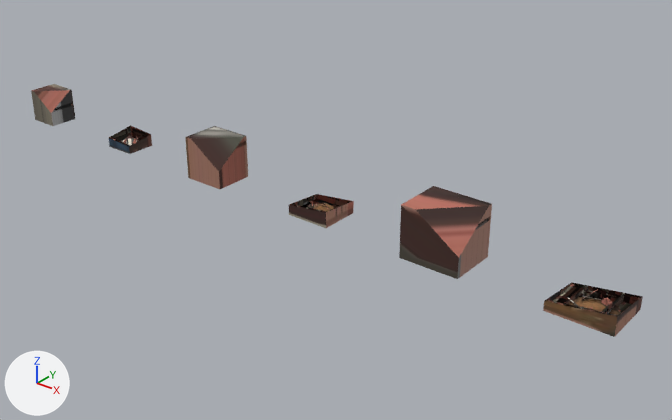
An edit to the glTF model src/assets/battle/city/gunpowder-indic-houses-damage.glb, drawn before and after from the same camera.
Before and after are seen from a camera (50 mm lens) standing at (20.09, -13.38, 8.5) and looking at (8.92, 0.59, -0.16). The axes (+X, +Y, +Z) are drawn at lower left. The lights are the same throughout. The first picture is the older version. Where no turn or scale is listed for an object, it has been applied to the vertices. Vertices at exactly the same position are counted once.

The older version as bpy lines, for what is in view:
```python
ob_mesh_11 = bpy.data.objects.new('Mesh_11', me_mesh_11)
ob_mesh_11.location = (2.36, 0.54, 0.0)
ob_mesh_14 = bpy.data.objects.new('Mesh_14', me_mesh_14)
ob_mesh_14.location = (11.36, 0.54, 0.0)
ob_mesh_15 = bpy.data.objects.new('Mesh_15', me_mesh_15)
ob_mesh_15.location = (14.36, 0.54, 0.0)
ob_mesh_17 = bpy.data.objects.new('Mesh_17', me_mesh_17)
ob_mesh_17.location = (14.36, 0.54, 0.0)
ob_mesh_2 = bpy.data.objects.new('Mesh_2', me_mesh_2)
ob_mesh_2.location = (5.36, 0.54, 0.0)
ob_mesh_3 = bpy.data.objects.new('Mesh_3', me_mesh_3)
ob_mesh_3.location = (8.36, 0.54, 0.0)
ob_mesh_5 = bpy.data.objects.new('Mesh_5', me_mesh_5)
ob_mesh_5.location = (8.36, 0.54, 0.0)
ob_mesh_8 = bpy.data.objects.new('Mesh_8', me_mesh_8)
ob_mesh_8.location = (-0.64, 0.54, 0.0)
ob_mesh_9 = bpy.data.objects.new('Mesh_9', me_mesh_9)
ob_mesh_9.location = (2.36, 0.54, 0.0)
```
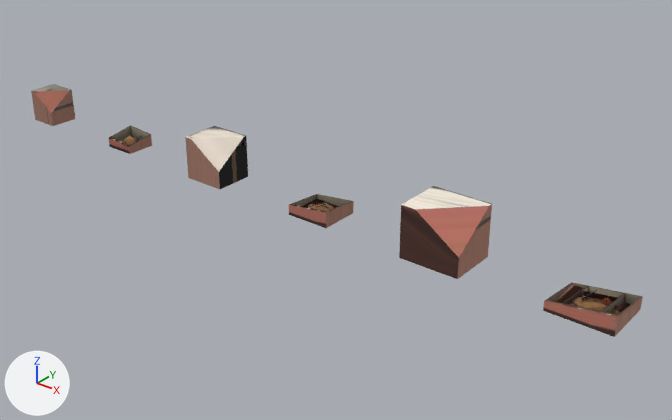
Pixel boxes [x1, y1, x2, y2] of what changed, in the pictures (672 x 420 px):
'Mesh_15', reshaped
    before: [547, 283, 641, 317]
    after: [546, 283, 641, 317]
part 1 of me_mesh_2, surface changed (lighter)
    both: [186, 126, 245, 171]
part 2 of me_mesh_5, surface changed
    both: [289, 194, 354, 228]
part 3 of me_mesh_8, surface changed
    both: [31, 84, 71, 126]
part 4 of me_mesh_9, added
    after: [112, 127, 131, 141]
part 5 of me_mesh_9, added
    after: [130, 126, 150, 140]
part 6 of me_mesh_9, surface changed
    both: [110, 126, 149, 147]
part 7 of me_mesh_11, surface changed (lighter)
    both: [109, 125, 152, 154]
part 8 of me_mesh_14, surface changed (lighter)
    both: [399, 186, 491, 279]
part 9 of me_mesh_15, added
    after: [588, 286, 623, 297]
part 10 of me_mesh_15, added
    after: [546, 283, 640, 316]
part 11 of me_mesh_15, surface changed
    both: [547, 283, 641, 317]
part 12 of me_mesh_17, surface changed
    both: [543, 282, 643, 336]

The change, as a list of edits to the scene's bpy script:
```text
Change me_mesh_2:
    where me_mesh_2.from_pydata(...)  # 38 vertices, 62 faces; spans x 0.145..1.141, y -0.988..-0.09, z 0.0..0.988
    me_mesh_2 part 1: texture (UV) coordinates of 52 of 62 faces, centred in x 0.205..1.043, y -0.874..-0.118, z 0.0..0.988, changed; they spanned u 0.0..0.06, v 0.95..1.0 and now span u 0.0..0.06, v 0.94..1.0
Change me_mesh_5:
    where me_mesh_5.from_pydata(...)  # 24 vertices, 36 faces; spans x 0.145..1.141, y -0.988..-0.09, z 0.0..0.359
    me_mesh_5 part 2: texture (UV) coordinates of 29 of 36 faces, centred in x 0.145..1.141, y -0.761..-0.09, z 0.0..0.214, changed; they spanned u 0.0..0.06, v 0.95..1.0 and now span u 0.01..0.06, v 0.95..0.99
Change me_mesh_8:
    where me_mesh_8.from_pydata(...)  # 38 vertices, 62 faces; spans x 0.265..1.021, y -0.888..-0.19, z 0.0..0.803
    me_mesh_8 part 3: texture (UV) coordinates of 57 of 62 faces, centred in x 0.303..0.936, y -0.888..-0.19, z 0.0..0.803, changed; they spanned u 0.0..0.06, v 0.95..1.0 and now span u 0.0..0.06, v 0.94..1.0
Change me_mesh_9:
    remove me_mesh_9.from_pydata(...)  # 398 vertices, 508 faces; spans x 0.265..1.021, y -0.864..-0.191, z 0.0..0.345
    add me_mesh_9.from_pydata(...)  # 718 vertices, 736 faces; spans x 0.265..1.021, y -0.864..-0.191, z 0.0..0.345
    me_mesh_9 part 4: the loose piece of 13 vertices spanning x 0.278, y -0.82..-0.207, z 0.056..0.345 is copied, and the copy is moved by (0.012, 0.0, 0.0); it spans x 0.29, y -0.82..-0.207, z 0.056..0.345
    me_mesh_9 part 5: the loose piece of 15 vertices spanning x 0.281..1.005, y -0.203, z 0.056..0.345 is copied, and the copy is moved by (0.0, -0.012, 0.0); it spans x 0.281..1.005, y -0.215, z 0.056..0.345
    me_mesh_9 part 6: 384 kept faces spanning x 0.265..1.021, y -0.864..-0.191, z 0.0..0.345 get new texture (UV) coordinates
    other edits to the shape of me_mesh_9 do not show in these pictures
Change me_mesh_11:
    where me_mesh_11.from_pydata(...)  # 24 vertices, 36 faces; spans x 0.265..1.021, y -0.888..-0.19, z 0.0..0.349
    me_mesh_11 part 7: texture (UV) coordinates of 36 of 36 faces, centred in x 0.265..1.021, y -0.888..-0.19, z 0.0..0.217, changed; they spanned u 0.0..0.06, v 0.95..1.0 and now span u 0.01..0.06, v 0.94..0.99
Change me_mesh_14:
    where me_mesh_14.from_pydata(...)  # 38 vertices, 62 faces; spans x 0.0..1.286, y -1.078..0.0, z 0.0..1.118
    me_mesh_14 part 8: texture (UV) coordinates of 55 of 62 faces, centred in x 0.105..1.148, y -1.078..-0.036, z 0.0..1.118, changed; they spanned u 0.02..0.06, v 0.95..1.0 and now span u 0.01..0.06, v 0.95..0.99
Change me_mesh_15:
    remove me_mesh_15.from_pydata(...)  # 508 vertices, 515 faces; spans x 0.0..1.286, y -1.045..0.0, z 0.0..0.383
    add me_mesh_15.from_pydata(...)  # 842 vertices, 791 faces; spans x 0.0..1.286, y -1.045..0.0, z 0.0..0.383
    me_mesh_15 part 9: the loose piece of 20 vertices spanning x 0.316..0.97, y -0.013, z 0.056..0.22 is copied, and the copy is moved by (0.0, -0.012, 0.0); it spans x 0.316..0.97, y -0.025, z 0.056..0.22
    me_mesh_15 part 10: 179 vertices added at x 0.013..1.273, y -1.045..-0.016, z 0.004..0.381
    me_mesh_15 part 11: 332 kept faces spanning x 0.0..1.286, y -1.045..0.0, z 0.0..0.383 get new texture (UV) coordinates
    other edits to the shape of me_mesh_15 do not show in these pictures
Change me_mesh_17:
    where me_mesh_17.from_pydata(...)  # 24 vertices, 36 faces; spans x 0.0..1.286, y -1.078..0.0, z 0.0..0.39
    me_mesh_17 part 12: texture (UV) coordinates of 27 of 36 faces, centred in x 0.0..1.286, y -1.078..0.0, z 0.0..0.22, changed; they spanned u 0.01..0.06, v 0.95..1.0 and now span u 0.0..0.05, v 0.95..1.0
```
